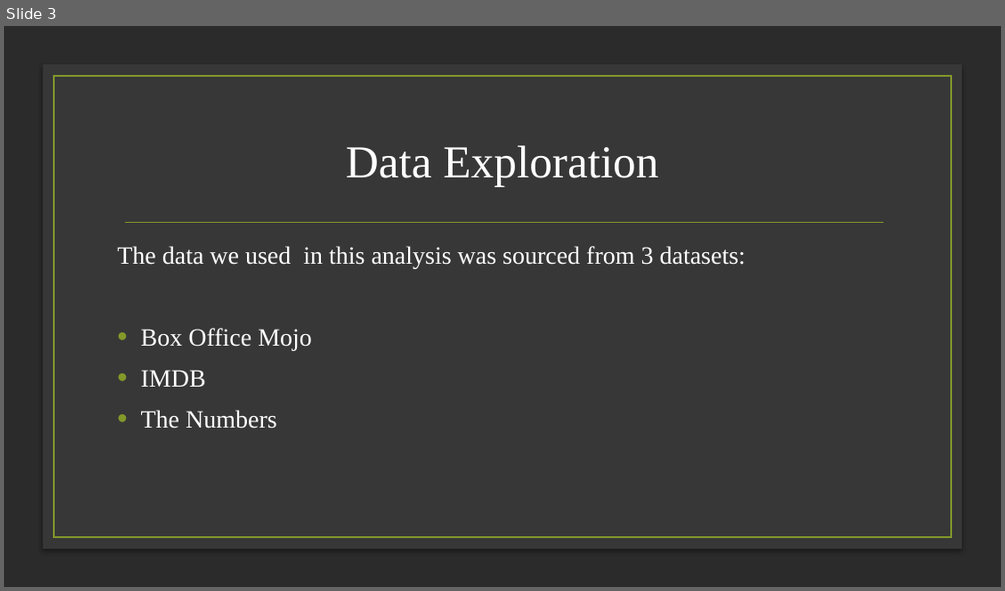
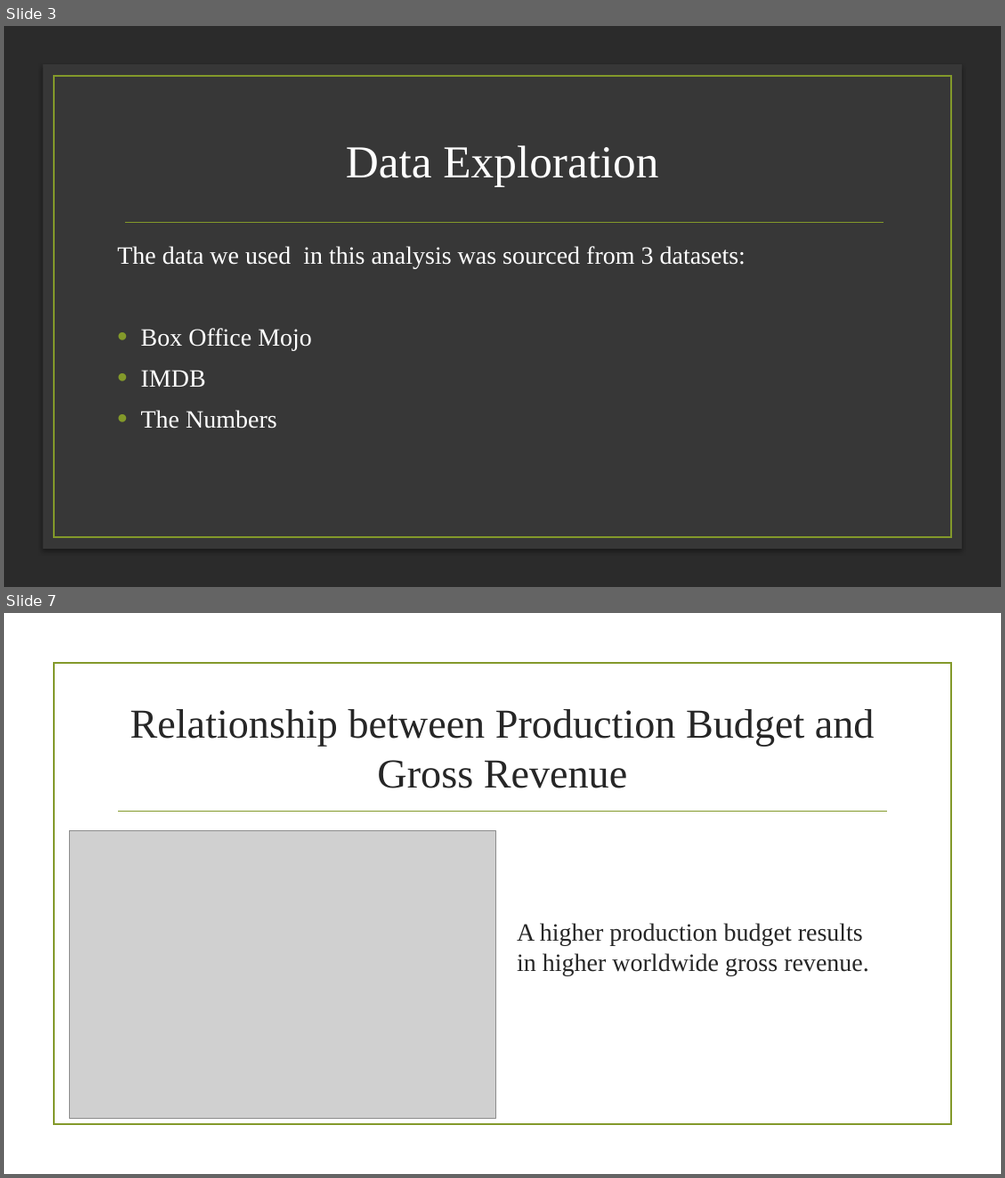
Before and after one commit to S-Kagwi/dsc-phase-1-project-v2-4, a slide deck: Presentation.pptx. Shown one above the other, each under a label of ours: slide 3 before the commit, slides 3 and 7 after it; the slides between them are not shown. The pictures are 1005x591 and 1005x1178 pixels, drawn with LibreOffice and Linux fonts; fonts in the diff are those of the drawing; grey boxes stand for pictures; background and template pictures are left out; a plain dark background stands for a picture behind light text. Boxes give left, top, right and bottom in pixels: in the first picture for what was removed or moved away, otherwise in the second. Text is boxed around its words. In the diff, an @@ line names an element or a change of style, - is before the commit and + after.

```diff
--- a/Presentation.pptx
+++ b/Presentation.pptx
@@ slide 7 added at bbox=[4, 613, 1001, 1174], background picture (left out) @@
@@ rectangle added at bbox=[53, 663, 951, 1125], outline #83992A 1.25 pt @@
@@ title added at bbox=[130, 709, 874, 788], 39.6 pt, text #262626 @@
+Relationship between Production Budget and Gross Revenue
@@ line added from (119, 811) to (887, 811), #83992A 1.25 pt @@
@@ picture added at bbox=[70, 831, 496, 1118] @@
@@ text added at bbox=[517, 923, 869, 975], 24 pt, text #262626 @@
+A higher production budget results in higher worldwide gross revenue.
```
Also in this commit, not shown: 5 slides changed, 3 other files.
